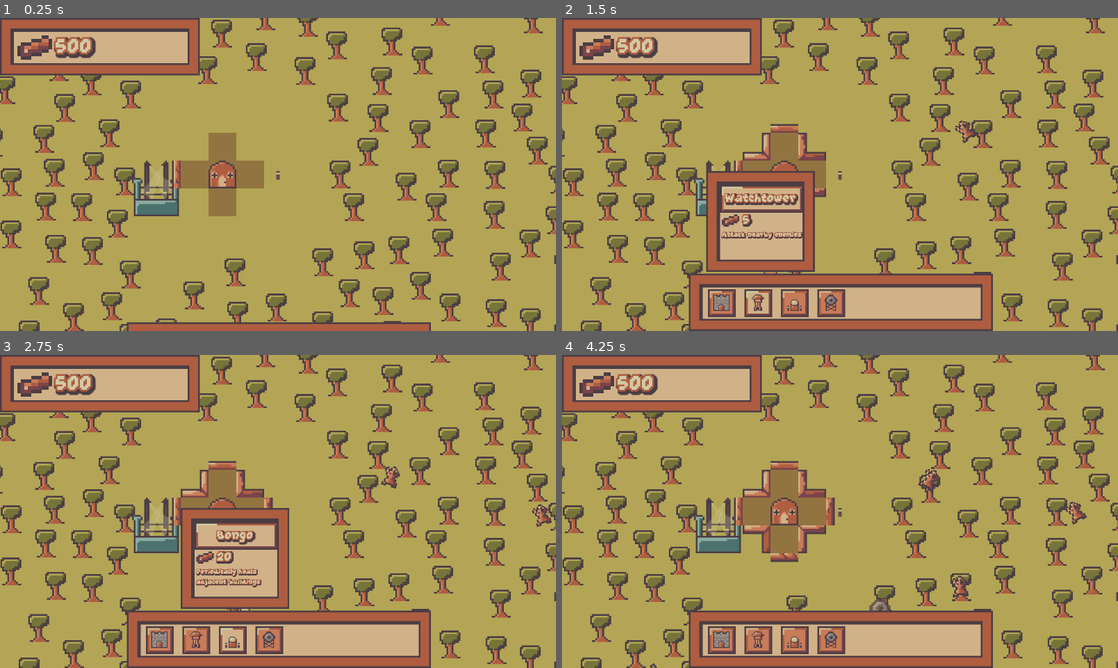
Above: before the commit, frames 1-4 (two rows, left to right).
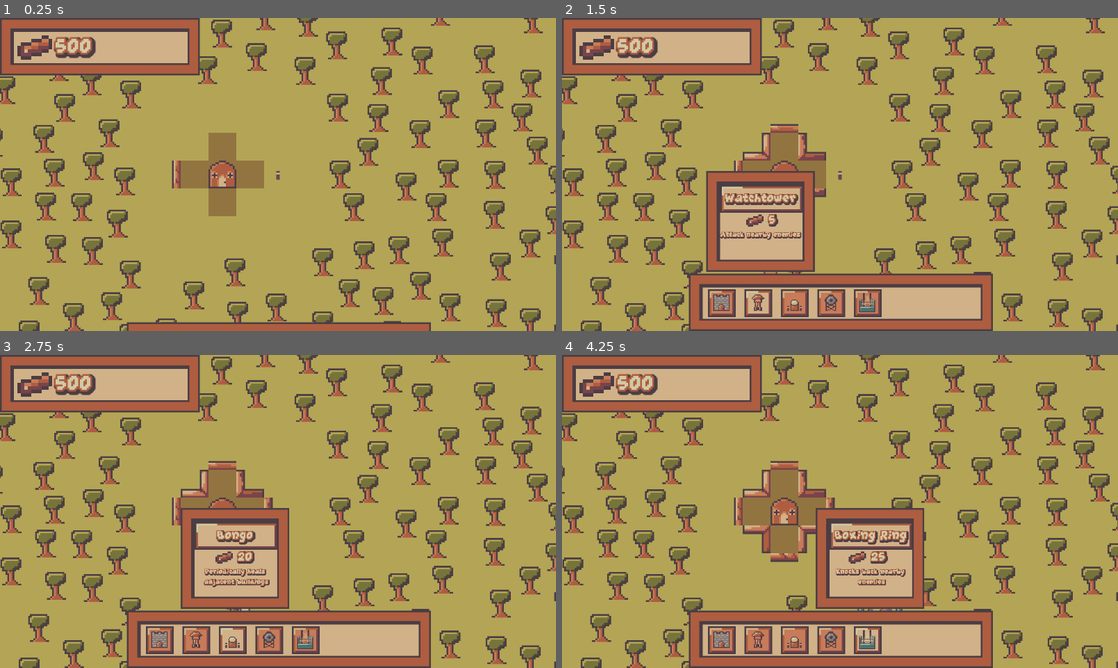
Above: after the commit, the same moments.

Repository: jacksonmist/DeforestStation
Game: Godot game, scene res://Scenes/Root.tscn
Same seed, same stepped clock (60 frames per second), same inputs: the game is played once before the commit and once after it.
Inputs (mouse positions are in pixels of both pictures, inside the frame that each line leads up to):
- Up to frame 1 (0.25 s): no input
- Up to frame 2 (1.5 s): click (717, 302) at 0.5 s; click (756, 302) at 1.25 s
- Up to frame 3 (2.75 s): click (233, 639) at 2 s
- Up to frame 4 (4.25 s): click (828, 639) at 2.75 s; click (867, 639) at 3.52 s

The runs differ from the first frame. In frame 1, 0.9% of the frame differs, in the area x 23-33%, y 45-64%; in frame 2, 1.3%; in frame 3, 2.3%; in frame 4, 7.8%, in the area x 15-95%, y 36-100%.

Commit message:
Added support for larger buildings

Diff:
--- a/Scenes/Root.tscn
+++ b/Scenes/Root.tscn
@@ -10,10 +10,8 @@
 [ext_resource type="Texture2D" uid="uid://njuuhkdepf1c" path="res://Sprites/neg_selection.png" id="3_lbgny"]
 [ext_resource type="Texture2D" uid="uid://cdcil8c1cjwwf" path="res://Sprites/neu_selection.png" id="4_asw58"]
 [ext_resource type="Script" uid="uid://brclpklxi4iph" path="res://Scripts/pds_manager.gd" id="6_626no"]
-[ext_resource type="Script" uid="uid://o3n3bfkslhgv" path="res://Scripts/barracks.gd" id="6_okppc"]
-[ext_resource type="PackedScene" uid="uid://bq1vdjj0tnmfv" path="res://Scenes/lumberjack.tscn" id="7_0dy5o"]
+[ext_resource type="PackedScene" uid="uid://5hr4ryv38sbb" path="res://Scenes/barracks.tscn" id="6_r2ss6"]
 [ext_resource type="Script" uid="uid://uds2sukswpu" path="res://Scripts/grid_manager.gd" id="7_6ebx2"]
-[ext_resource type="Texture2D" uid="uid://dg7d05vrk5blu" path="res://Sprites/Buildings/Barracks.png" id="8_7j4pg"]
 [ext_resource type="Texture2D" uid="uid://eu8e1ajk145w" path="res://Sprites/BasicHouse.png" id="8_difym"]
 [ext_resource type="Script" uid="uid://bdap35saw13ne" path="res://Scripts/house.gd" id="9_am7h6"]
 [ext_resource type="Script" uid="uid://cl8dmktg4iq2y" path="res://Scripts/tree_manager.gd" id="10_dtygg"]
@@ -24,6 +22,7 @@
 [ext_resource type="PackedScene" uid="uid://2wdnkkjk6dd3" path="res://Scenes/axel.tscn" id="12_r2ss6"]
 [ext_resource type="Script" uid="uid://3qbuoccerxyg" path="res://Scripts/player.gd" id="13_7f8yv"]
 [ext_resource type="PackedScene" uid="uid://duxbbfus1ti24" path="res://Scenes/attack_circle.tscn" id="13_75oan"]
+[ext_resource type="PackedScene" uid="uid://de7pd0iugl0dt" path="res://Scenes/boxing_ring.tscn" id="13_p20sc"]
 [ext_resource type="Texture2D" uid="uid://bgxie15kcisp8" path="res://Sprites/lumberjack.png" id="15_fauc5"]
 [ext_resource type="Script" uid="uid://0er3lf37txt3" path="res://Scripts/wall_manager.gd" id="17_yiytj"]
 [ext_resource type="PackedScene" uid="uid://b1mrwso64rt0p" path="res://Scenes/Walls/nh_wall.tscn" id="18_7f8yv"]
@@ -40,30 +39,6 @@
 [ext_resource type="PackedScene" uid="uid://cncyhvhqrtrbr" path="res://Scenes/sapling.tscn" id="29_b2f2k"]
 [ext_resource type="Texture2D" uid="uid://scj60w220fse" path="res://Sprites/Buildings/HouseDestroyed.png" id="30_7j4pg"]
 [ext_resource type="PackedScene" uid="uid://bvepdyl5mvunk" path="res://Scenes/healthbar.tscn" id="33_s7pcd"]
-[ext_resource type="Script" uid="uid://bee4vpa8ku0hg" path="res://Scenes/boxing_ring.gd" id="41_p20sc"]
-[ext_resource type="Texture2D" uid="uid://kq8o0rllyrq7" path="res://Sprites/Buildings/BoxingRingDestroyed.png" id="42_jefpb"]
-[ext_resource type="Texture2D" uid="uid://cv41yioe78jk7" path="res://Sprites/Buildings/BoxingRing.png" id="42_mil3p"]
-[ext_resource type="Script" uid="uid://cvo6v8vhg0j2r" path="res://Scenes/attack_component.gd" id="44_ric31"]
-[ext_resource type="PackedScene" uid="uid://631pop8ih08f" path="res://Scenes/structure_attack_circle.tscn" id="44_y78se"]
-[ext_resource type="PackedScene" uid="uid://c1pw3qgaed5h1" path="res://Scenes/boxing_ring_proj.tscn" id="45_h1spj"]
-
-[sub_resource type="RectangleShape2D" id="RectangleShape2D_ltfbr"]
-size = Vector2(16, 16)
-
-[sub_resource type="PackedScene" id="PackedScene_s7pcd"]
-_bundled = {
-"conn_count": 0,
-"conns": PackedInt32Array(),
-"editable_instances": [],
-"id_paths": [PackedInt32Array(), PackedInt32Array(), PackedInt32Array(), PackedInt32Array()],
-"names": PackedStringArray("Barracks", "Area2D", "script", "lj_scene", "texture", "metadata/_custom_type_script", "CollisionShape2D", "CollisionShape2D", "shape", "Sprite2D", "Sprite2D", "texture", "BuildingMenu", "HealTimer", "Timer"),
-"node_count": 5,
-"node_ids": PackedInt32Array(1416347816, 708572482, 445120335, 1431244483, 65002723),
-"node_paths": [NodePath("."), NodePath("."), NodePath("."), NodePath(".")],
-"nodes": PackedInt32Array(-1, -1, 1, 0, -1, 4, 2, 0, 3, 1, 4, 2, 5, 3, 0, 1073741824, 0, 7, 6, -1, 1, 8, 4, 0, 1073741825, 0, 10, 9, -1, 1, 11, 5, 0, 1073741826, 0, 2147483647, 12, 6, 0, 0, 1073741827, 0, 14, 13, -1, 0, 0),
-"variants": [ExtResource("6_okppc"), ExtResource("7_0dy5o"), ExtResource("8_7j4pg"), "uid://j4q133l8rdcj", SubResource("RectangleShape2D_ltfbr"), ExtResource("8_7j4pg"), ExtResource("26_lbgny")],
-"version": 3
-}
 
 [sub_resource type="CircleShape2D" id="CircleShape2D_4bev8"]
 
@@ -85,9 +60,6 @@
 [sub_resource type="CircleShape2D" id="CircleShape2D_ltfbr"]
 radius = 8.0
 
-[sub_resource type="RectangleShape2D" id="RectangleShape2D_wovv8"]
-size = Vector2(32, 32)
-
 [node name="Node2D" type="Node2D" unique_id=1513264109]
 
 [node name="DifficultyManager" type="Node" parent="." unique_id=250027250]
@@ -100,10 +72,11 @@
 pos_selection = ExtResource("2_8btxg")
 neg_selection = ExtResource("3_lbgny")
 neu_selection = ExtResource("4_asw58")
-barracks = SubResource("PackedScene_s7pcd")
+barracks = ExtResource("6_r2ss6")
 watchtower = ExtResource("10_r2ss6")
 bongo = ExtResource("11_0dy5o")
 axel = ExtResource("12_r2ss6")
+boxing_ring = ExtResource("13_p20sc")
 
 [node name="CollisionShape2D" type="CollisionShape2D" parent="StructureManager" unique_id=1633693362]
 shape = SubResource("CircleShape2D_4bev8")
@@ -190,7 +163,7 @@
 tree_manager = NodePath("../TreeManager")
 house = NodePath("../House")
 wood = ExtResource("11_fauc5")
-base_amount_to_spawn = 100
+base_amount_to_spawn = 0
 
 [node name="Timer" type="Timer" parent="EnemyManager" unique_id=1248380354]
 
@@ -223,39 +196,3 @@
 texture = ExtResource("15_fauc5")
 
 [node name="Timer" type="Timer" parent="Player" unique_id=1313961637]
-
-[node name="BoxingRing" type="Area2D" parent="." unique_id=1191862686]
-position = Vector2(-46, 0)
-script = ExtResource("41_p20sc")
-destroyed = ExtResource("42_jefpb")
-texture = ExtResource("42_mil3p")
-base_upgrade_cost = 20
-
-[node name="CollisionShape2D" type="CollisionShape2D" parent="BoxingRing" unique_id=1619618194]
-position = Vector2(8, 8)
-shape = SubResource("RectangleShape2D_wovv8")
-
-[node name="Sprite2D" type="Sprite2D" parent="BoxingRing" unique_id=1706445619]
-position = Vector2(8, 8)
-texture = ExtResource("42_mil3p")
-
-[node name="BuildingMenu" parent="BoxingRing" unique_id=1256980055 instance=ExtResource("26_lbgny")]
-visible = false
-offset_left = -23.0
-offset_right = 40.0
-
-[node name="Healthbar" parent="BoxingRing" unique_id=1475095031 instance=ExtResource("33_s7pcd")]
-offset_left = 0.0
-offset_top = 17.0
-offset_right = 16.0
-offset_bottom = 33.0
-
-[node name="StructureAttackCircle" parent="BoxingRing" unique_id=1048175314 instance=ExtResource("44_y78se")]
-position = Vector2(8, 8)
-
-[node name="AttackComponent" type="Node2D" parent="BoxingRing" unique_id=216968976]
-position = Vector2(8, 8)
-script = ExtResource("44_ric31")
-projectile = ExtResource("45_h1spj")
-proj_speed = 40.0
-metadata/_custom_type_script = "uid://cvo6v8vhg0j2r"
--- a/Scenes/attack_component.gd
+++ b/Scenes/attack_component.gd
@@ -24,7 +24,7 @@
 	var direction_to_target = (chosen_target.position - global_position).normalized()
 	var instance = projectile.instantiate()
 	call_deferred("add_child", instance)
-	instance.setup(direction_to_target, proj_speed, parent.damage, proj_time)
+	instance.setup(direction_to_target, proj_speed, parent.damage, proj_time, parent.knockback)
 	timer.wait_time = parent.cooldown
 	timer.start()
 
--- a/Scenes/boxing_ring.gd
+++ b/Scenes/boxing_ring.gd
@@ -8,6 +8,8 @@
 @export var cooldown_scale: float = -0.5
 var cooldown: float = 5
 
+var knockback: float = 20.0
+
 func setup():
 	cooldown - base_cooldown
 
--- /dev/null
+++ b/Scenes/boxing_ring.tscn
@@ -0,0 +1,51 @@
+[gd_scene format=3 uid="uid://de7pd0iugl0dt"]
+
+[ext_resource type="Script" uid="uid://bee4vpa8ku0hg" path="res://Scenes/boxing_ring.gd" id="1_s0sug"]
+[ext_resource type="Texture2D" uid="uid://kq8o0rllyrq7" path="res://Sprites/Buildings/BoxingRingDestroyed.png" id="2_qkn62"]
+[ext_resource type="Texture2D" uid="uid://cv41yioe78jk7" path="res://Sprites/Buildings/BoxingRing.png" id="3_yow0d"]
+[ext_resource type="PackedScene" uid="uid://pqpgexsumlbu" path="res://Scenes/building_menu.tscn" id="4_xl3bo"]
+[ext_resource type="PackedScene" uid="uid://bvepdyl5mvunk" path="res://Scenes/healthbar.tscn" id="5_otnke"]
+[ext_resource type="PackedScene" uid="uid://631pop8ih08f" path="res://Scenes/structure_attack_circle.tscn" id="6_bjrpv"]
+[ext_resource type="Script" uid="uid://cvo6v8vhg0j2r" path="res://Scenes/attack_component.gd" id="7_1bwmm"]
+[ext_resource type="PackedScene" uid="uid://c1pw3qgaed5h1" path="res://Scenes/boxing_ring_proj.tscn" id="8_xm5rp"]
+
+[sub_resource type="RectangleShape2D" id="RectangleShape2D_wovv8"]
+size = Vector2(32, 32)
+
+[node name="BoxingRing" type="Area2D" unique_id=494150197]
+script = ExtResource("1_s0sug")
+base_cooldown = 4.0
+destroyed = ExtResource("2_qkn62")
+texture = ExtResource("3_yow0d")
+cell_size = Vector2i(2, 2)
+purchase_cost = 25
+base_upgrade_cost = 20
+
+[node name="CollisionShape2D" type="CollisionShape2D" parent="." unique_id=62831586]
+position = Vector2(8, 8)
+shape = SubResource("RectangleShape2D_wovv8")
+
+[node name="Sprite2D" type="Sprite2D" parent="." unique_id=643483805]
+position = Vector2(8, 8)
+texture = ExtResource("3_yow0d")
+
+[node name="BuildingMenu" parent="." unique_id=1431244483 instance=ExtResource("4_xl3bo")]
+visible = false
+offset_left = -23.0
+offset_right = 40.0
+
+[node name="Healthbar" parent="." unique_id=305234403 instance=ExtResource("5_otnke")]
+offset_left = 0.0
+offset_top = 17.0
+offset_right = 16.0
+offset_bottom = 33.0
+
+[node name="StructureAttackCircle" parent="." unique_id=1048175314 instance=ExtResource("6_bjrpv")]
+position = Vector2(8, 8)
+
+[node name="AttackComponent" type="Node2D" parent="." unique_id=471854693]
+position = Vector2(8, 8)
+script = ExtResource("7_1bwmm")
+projectile = ExtResource("8_xm5rp")
+proj_speed = 40.0
+metadata/_custom_type_script = "uid://cvo6v8vhg0j2r"
--- /dev/null
+++ b/Scenes/boxing_ring_proj.gd
@@ -0,0 +1,6 @@
+class_name BoxingRingProjectile extends Projectile
+
+func enemy_hit(body):
+	if body and body.has_method("knockback") and body.is_active:
+		body.knockback(knockback, direction)
+		queue_free()
--- a/Scenes/boxing_ring_proj.tscn
+++ b/Scenes/boxing_ring_proj.tscn
@@ -1,6 +1,6 @@
 [gd_scene format=3 uid="uid://c1pw3qgaed5h1"]
 
-[ext_resource type="Script" uid="uid://v1jbay3e7am0" path="res://Scripts/projectile.gd" id="1_1v851"]
+[ext_resource type="Script" uid="uid://bjx5lp6ng7nqb" path="res://Scenes/boxing_ring_proj.gd" id="1_1v851"]
 [ext_resource type="Texture2D" uid="uid://cydbudtoowvqn" path="res://Sprites/BoxingGlove.png" id="2_4ytf7"]
 
 [sub_resource type="RectangleShape2D" id="RectangleShape2D_fojhu"]
--- a/Scenes/structure_attack_circle.gd
+++ b/Scenes/structure_attack_circle.gd
@@ -14,7 +14,7 @@
 
 func set_range(value: float):
 	attack_range = value
-	collision.shape.radius = range
+	collision.shape.radius = attack_range
 
 func enemy_entered(body):
 	if not targets.has(body):
--- a/Scenes/ui_manager.tscn
+++ b/Scenes/ui_manager.tscn
@@ -12,6 +12,7 @@
 [ext_resource type="LabelSettings" uid="uid://cddqxk8eahrc2" path="res://Fonts/GrapeSoda.tres" id="6_k436y"]
 [ext_resource type="Texture2D" uid="uid://c64uys76yoeq6" path="res://Sprites/Buildings/BongoBuilding.png" id="11_y4mvd"]
 [ext_resource type="Texture2D" uid="uid://dm0mavw58gvkn" path="res://Sprites/Buildings/AxelBuilding.png" id="12_wflq5"]
+[ext_resource type="Texture2D" uid="uid://cv41yioe78jk7" path="res://Sprites/Buildings/BoxingRing.png" id="13_irgxn"]
 
 [node name="UIManager" type="CanvasLayer" unique_id=952831957]
 script = ExtResource("1_blom3")
@@ -149,12 +150,13 @@
  help collect wood and
  fight"
 label_settings = ExtResource("6_k436y")
+horizontal_alignment = 1
 
 [node name="Cost" type="Label" parent="BuildMenu/BarracksButton/BarracksHint/Control" unique_id=1795598419]
 layout_mode = 0
-offset_left = 10.0
+offset_left = 22.5
 offset_top = 12.5
-offset_right = 70.0
+offset_right = 82.5
 offset_bottom = 28.5
 scale = Vector2(0.6, 0.6)
 text = "15"
@@ -163,9 +165,9 @@
 [node name="Wood Icon" type="TextureRect" parent="BuildMenu/BarracksButton/BarracksHint" unique_id=1617133014]
 z_index = 1
 layout_mode = 0
-offset_left = 6.5
+offset_left = 19.0
 offset_top = 19.0
-offset_right = 22.5
+offset_right = 35.0
 offset_bottom = 35.0
 texture = ExtResource("5_laqw3")
 
@@ -272,19 +274,20 @@
 
 [node name="Description" type="Label" parent="BuildMenu/WatchtowerButton/WatchtowerHint/Control/Title Box" unique_id=46904399]
 layout_mode = 1
-offset_left = 1.4999999
+offset_left = 0.49999994
 offset_top = 25.999996
-offset_right = 151.5
+offset_right = 150.5
 offset_bottom = 80.0
 scale = Vector2(0.31, 0.31)
 text = "Attack nearby enemies"
 label_settings = ExtResource("6_k436y")
+horizontal_alignment = 1
 
 [node name="Cost" type="Label" parent="BuildMenu/WatchtowerButton/WatchtowerHint/Control" unique_id=927372927]
 layout_mode = 0
-offset_left = 10.0
+offset_left = 24.5
 offset_top = 12.5
-offset_right = 70.0
+offset_right = 84.5
 offset_bottom = 28.5
 scale = Vector2(0.6, 0.6)
 text = "5"
@@ -293,9 +296,9 @@
 [node name="Wood Icon" type="TextureRect" parent="BuildMenu/WatchtowerButton/WatchtowerHint" unique_id=139675060]
 z_index = 1
 layout_mode = 0
-offset_left = 6.5
+offset_left = 21.0
 offset_top = 19.0
-offset_right = 22.5
+offset_right = 37.0
 offset_bottom = 35.0
 texture = ExtResource("5_laqw3")
 
@@ -410,12 +413,13 @@
 text = "Periodically heals
 adjacent buildings"
 label_settings = ExtResource("6_k436y")
+horizontal_alignment = 1
 
 [node name="Cost" type="Label" parent="BuildMenu/BongoButton/BongoHint/Control" unique_id=207588763]
 layout_mode = 0
-offset_left = 10.0
+offset_left = 21.5
 offset_top = 12.5
-offset_right = 70.0
+offset_right = 81.5
 offset_bottom = 28.5
 scale = Vector2(0.6, 0.6)
 text = "20"
@@ -424,9 +428,9 @@
 [node name="Wood Icon" type="TextureRect" parent="BuildMenu/BongoButton/BongoHint" unique_id=2102812558]
 z_index = 1
 layout_mode = 0
-offset_left = 6.5
+offset_left = 18.0
 offset_top = 19.0
-offset_right = 22.5
+offset_right = 34.0
 offset_bottom = 35.0
 texture = ExtResource("5_laqw3")
 
@@ -544,9 +548,9 @@
 
 [node name="Cost" type="Label" parent="BuildMenu/AxelButton/AxelHint/Control" unique_id=1908921319]
 layout_mode = 0
-offset_left = 10.0
+offset_left = 22.5
 offset_top = 12.5
-offset_right = 70.0
+offset_right = 82.5
 offset_bottom = 28.5
 scale = Vector2(0.6, 0.6)
 text = "15"
@@ -555,9 +559,141 @@
 [node name="Wood Icon" type="TextureRect" parent="BuildMenu/AxelButton/AxelHint" unique_id=928306627]
 z_index = 1
 layout_mode = 0
-offset_left = 6.5
+offset_left = 19.0
 offset_top = 19.0
-offset_right = 22.5
+offset_right = 35.0
+offset_bottom = 35.0
+texture = ExtResource("5_laqw3")
+
+[node name="BoxingRingButton" type="TextureButton" parent="BuildMenu" unique_id=531676698]
+layout_mode = 1
+anchors_preset = -1
+anchor_left = 0.54
+anchor_top = 0.72727317
+anchor_right = 0.54
+anchor_bottom = 0.72727317
+offset_top = -15.0
+offset_right = 16.0
+offset_bottom = 1.0
+grow_vertical = 2
+texture_normal = ExtResource("3_y4mvd")
+texture_pressed = ExtResource("4_wflq5")
+texture_hover = ExtResource("5_irgxn")
+stretch_mode = 0
+metadata/_edit_use_anchors_ = true
+
+[node name="BoxTexture" type="TextureRect" parent="BuildMenu/BoxingRingButton" unique_id=319451029]
+layout_mode = 1
+anchors_preset = 8
+anchor_left = 0.5
+anchor_top = 0.5
+anchor_right = 0.5
+anchor_bottom = 0.5
+offset_left = -8.0
+offset_top = -8.0
+offset_right = 8.0
+offset_bottom = 8.0
+grow_horizontal = 2
+grow_vertical = 2
+scale = Vector2(0.35, 0.35)
+pivot_offset_ratio = Vector2(0.5, 0.5)
+texture = ExtResource("13_irgxn")
+
+[node name="BoxHint" type="NinePatchRect" parent="BuildMenu/BoxingRingButton" unique_id=2056223509]
+visible = false
+layout_mode = 1
+anchors_preset = 7
+anchor_left = 0.5
+anchor_top = 1.0
+anchor_right = 0.5
+anchor_bottom = 1.0
+offset_left = -30.0
+offset_top = -84.0
+offset_right = 32.5
+offset_bottom = -26.0
+grow_horizontal = 2
+grow_vertical = 0
+pivot_offset_ratio = Vector2(0.5, 0.5)
+texture = ExtResource("2_toaf1")
+patch_margin_left = 8
+patch_margin_top = 7
+patch_margin_right = 8
+patch_margin_bottom = 8
+
+[node name="Control" type="Control" parent="BuildMenu/BoxingRingButton/BoxHint" unique_id=1950200951]
+layout_mode = 1
+anchors_preset = 8
+anchor_left = 0.5
+anchor_top = 0.5
+anchor_right = 0.5
+anchor_bottom = 0.5
+offset_left = -20.75
+offset_top = -19.5
+offset_right = 25.25
+offset_bottom = 20.5
+grow_horizontal = 2
+grow_vertical = 2
+
+[node name="Title Box" type="TextureRect" parent="BuildMenu/BoxingRingButton/BoxHint/Control" unique_id=991396900]
+layout_mode = 1
+anchors_preset = 5
+anchor_left = 0.5
+anchor_right = 0.5
+offset_left = -26.0
+offset_top = -2.5
+offset_right = 22.0
+offset_bottom = 13.5
+grow_horizontal = 2
+texture = ExtResource("5_pwm6i")
+stretch_mode = 5
+
+[node name="Title" type="Label" parent="BuildMenu/BoxingRingButton/BoxHint/Control/Title Box" unique_id=1382672359]
+layout_mode = 1
+anchors_preset = 8
+anchor_left = 0.5
+anchor_top = 0.5
+anchor_right = 0.5
+anchor_bottom = 0.5
+offset_left = -21.5
+offset_top = -5.0
+offset_right = 52.5
+offset_bottom = 11.0
+grow_horizontal = 2
+grow_vertical = 2
+scale = Vector2(0.56, 0.56)
+text = "Boxing Ring"
+label_settings = ExtResource("6_k436y")
+horizontal_alignment = 1
+vertical_alignment = 1
+
+[node name="Description" type="Label" parent="BuildMenu/BoxingRingButton/BoxHint/Control/Title Box" unique_id=2095996281]
+layout_mode = 1
+offset_left = 1.4999999
+offset_top = 25.999996
+offset_right = 151.5
+offset_bottom = 80.0
+scale = Vector2(0.31, 0.31)
+text = "Knocks back nearby
+enemies"
+label_settings = ExtResource("6_k436y")
+horizontal_alignment = 1
+
+[node name="Cost" type="Label" parent="BuildMenu/BoxingRingButton/BoxHint/Control" unique_id=1058863427]
+layout_mode = 0
+offset_left = 20.5
+offset_top = 12.5
+offset_right = 80.5
+offset_bottom = 28.5
+scale = Vector2(0.6, 0.6)
+text = "25"
+label_settings = ExtResource("6_k436y")
+
+[node name="Wood Icon" type="TextureRect" parent="BuildMenu/BoxingRingButton/BoxHint" unique_id=1894852915]
+z_index = 1
+layout_mode = 0
+offset_left = 17.0
+offset_top = 19.0
+offset_right = 33.0
 offset_bottom = 35.0
 texture = ExtResource("5_laqw3")
 
--- a/Scenes/watchtower.gd
+++ b/Scenes/watchtower.gd
@@ -14,6 +14,8 @@
 @export var cooldown_scale: float = -0.25
 var cooldown: float
 
+var knockback: float = 0.0
+
 func setup():
 	attack_range = base_attack_range
 	cooldown = base_cooldown
--- a/Scripts/entity.gd
+++ b/Scripts/entity.gd
@@ -146,3 +146,6 @@
 
 func set_active(active: bool):
 	is_active = active
+
+func knockback(amount: float, direction: Vector2):
+	position += (amount * direction)
--- a/Scripts/projectile.gd
+++ b/Scripts/projectile.gd
@@ -1,16 +1,18 @@
 class_name Projectile extends Area2D
 
 var direction: Vector2
+var knockback: float
 var speed: float
 var damage: float
 var time_active: float
 var timer: Timer
 
-func setup(direction_val: Vector2, speed_val: float, damage_val: float, time_val: float):
+func setup(direction_val: Vector2, speed_val: float, damage_val: float, time_val: float, knockback_val: float):
 	direction = direction_val
 	rotation = direction.angle()
 	speed = speed_val
 	damage = damage_val
+	knockback = knockback_val
 	time_active = time_val
 	timer = Timer.new()
 	timer.wait_time = time_active
--- a/Scripts/structure_manager.gd
+++ b/Scripts/structure_manager.gd
@@ -29,6 +29,7 @@
 @export var watchtower: PackedScene
 @export var bongo: PackedScene
 @export var axel: PackedScene
+@export var boxing_ring: PackedScene
 
 var shown_building_menu: BuildingMenu
 
@@ -42,7 +43,8 @@
 	barracks,
 	watchtower,
 	bongo,
-	axel
+	axel,
+	boxing_ring
 }
 var structure_dict: Dictionary
 
@@ -62,7 +64,8 @@
 		structures_enum.barracks: barracks,
 		structures_enum.watchtower: watchtower,
 		structures_enum.bongo: bongo,
-		structures_enum.axel: axel
+		structures_enum.axel: axel,
+		structures_enum.boxing_ring: boxing_ring
 	}
 
 func _process(delta: float) -> void:
@@ -91,13 +94,18 @@
 		if not selected_structure and structures.has(mouse_cell):
 			var clicked_building = structures[mouse_cell]
 		elif selected_structure and not structures.has(mouse_cell) and station_cells.has(mouse_cell):
-			var cell = mouse_cell
-			cached_instance.position = (cell - Vector2i(24, 24)) * 16
+			var occupied_cells = get_occupied_cells(mouse_cell, cached_instance.cell_size)
+			if intersects(occupied_cells, structures.keys()):
+				return
+			if not is_subset(occupied_cells, station_cells.keys()):
+				return
+			cached_instance.position = (mouse_cell - Vector2i(24, 24)) * 16
 			cached_instance.set_active(true)
-			structures[cell] = cached_instance
+			for cell in occupied_cells:
+				structures[cell] = cached_instance
 			change_wood(-cached_instance.purchase_cost)
 			cached_instance.building_placed()
-			cached_instance.set_origin(cell)
+			cached_instance.set_origin(mouse_cell)
 			add_child(cached_instance)
 			cached_instance = null
 			select_structure(structures_enum.empty)
@@ -131,18 +139,7 @@
 		cached_instance.queue_free()
 	external_sprite.texture = null
 	cached_instance = null
-	match type:
-		structures_enum.empty:
-			selected_structure = structures_enum.empty
-		structures_enum.barracks:
-			selected_structure = structures_enum.barracks
-		structures_enum.watchtower:
-			selected_structure = structures_enum.watchtower
-		structures_enum.bongo:
-			selected_structure = structures_enum.bongo
-		structures_enum.axel:
-			selected_structure = structures_enum.axel
-
+	selected_structure = type
 	if selected_structure:
 		cached_instance = structure_dict[selected_structure].instantiate()
 		if cached_instance.purchase_cost > wood_amount:
@@ -150,7 +147,9 @@
 			cached_instance = null
 			selected_structure = structures_enum.empty
 			return
+		var offset = (cached_instance.cell_size - Vector2i(1, 1)) * 8
 		selected_structure_sprite.texture = cached_instance.texture
+		selected_structure_sprite.offset = offset
 		cached_instance.set_structure_manager(self)
 		external_sprite.texture = cached_instance.texture
 	else:
@@ -199,3 +198,30 @@
 
 func get_building_at_cell(cell: Vector2i) -> Building:
 	return structures[cell] if structures.has(cell) else null
+
+func get_occupied_cells(origin: Vector2i, size: Vector2i) -> Array[Vector2i]:
+	var cells: Array[Vector2i]
+	for x in range(size.x):
+		for y in range(size.y):
+			cells.append(origin + Vector2i(x, y))
+	return cells
+
+func intersects(arr1: Array, arr2: Array) -> bool:
+	var smaller: Array
+	var larger: Array
+	if arr1.size() <= arr2.size():
+		smaller = arr1
+		larger = arr2
+	else:
+		smaller = arr2
+		larger = arr1
+	for i in smaller:
+		if larger.has(i):
+			return true
+	return false
+
+func is_subset(subset: Array, superset: Array) -> bool:
+	for i in subset:
+		if not superset.has(i):
+			return false
+	return true
--- a/Scripts/ui_manager.gd
+++ b/Scripts/ui_manager.gd
@@ -14,21 +14,20 @@
 var build_scale_tween: Tween
 var structure_dict: Dictionary
 
-var barracks_purchase_cost: int = 15
 @onready var barracks_button: TextureButton = $BuildMenu/BarracksButton
 @onready var barracks_hint: NinePatchRect = $BuildMenu/BarracksButton/BarracksHint
 
-var watchtower_purchase_cost: int = 5
 @onready var watchtower_button: TextureButton = $BuildMenu/WatchtowerButton
 @onready var watchtower_hint: NinePatchRect = $BuildMenu/WatchtowerButton/WatchtowerHint
 
-var bongo_purchase_cost: int = 20
 @onready var bongo_button: TextureButton = $BuildMenu/BongoButton
 @onready var bongo_hint: NinePatchRect = $BuildMenu/BongoButton/BongoHint
 
-var axel_purchase_cost: int = 15
 @onready var axel_button: TextureButton = $BuildMenu/AxelButton
 @onready var axel_hint: NinePatchRect = $BuildMenu/AxelButton/AxelHint
+
+@onready var boxing_ring_button: TextureButton = $BuildMenu/BoxingRingButton
+@onready var box_hint: NinePatchRect = $BuildMenu/BoxingRingButton/BoxHint
 
 signal unhandled_click
 
@@ -37,7 +36,8 @@
 		sm.structures_enum.barracks: [barracks_button, barracks_hint],
 		sm.structures_enum.watchtower: [watchtower_button, watchtower_hint],
 		sm.structures_enum.bongo: [bongo_button, bongo_hint],
-		sm.structures_enum.axel: [axel_button, axel_hint]
+		sm.structures_enum.axel: [axel_button, axel_hint],
+		sm.structures_enum.boxing_ring: [boxing_ring_button, box_hint]
 	}
 	build_menu.position = build_menu_start
 	for structure in structure_dict.keys():
Not shown, added: Scenes/boxing_ring_proj.gd.uid
